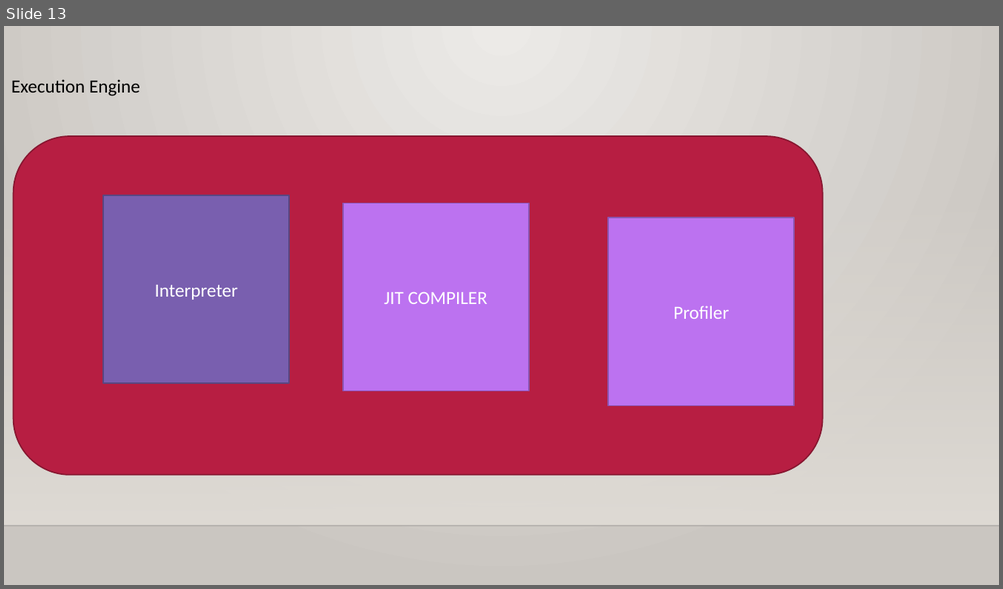
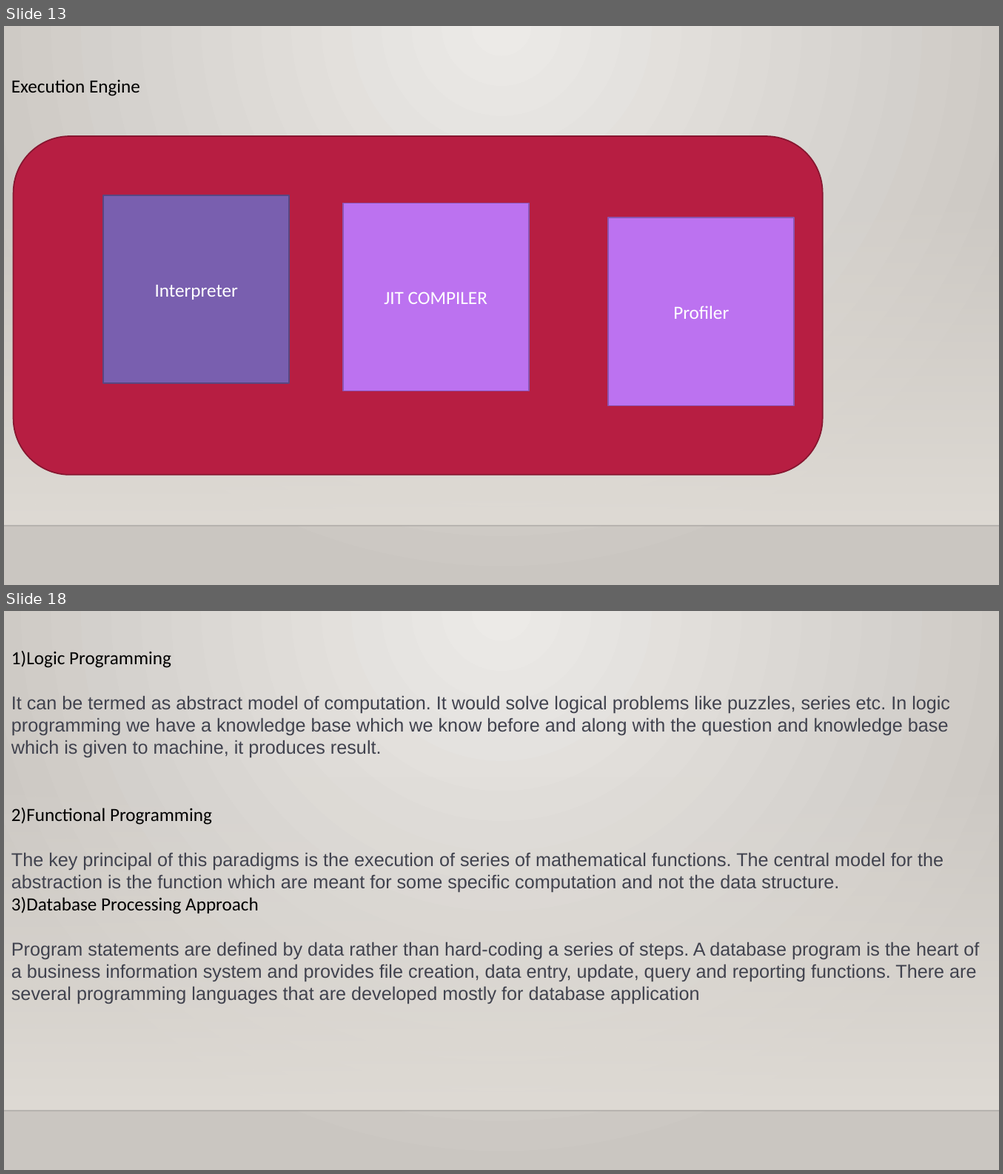
Before and after one commit to vamsisandeep143/javabatch, a slide deck: Core Java training.pptx. Shown one above the other, each under a label of ours: slide 13 before the commit, slides 13 and 18 after it; the slides between them are not shown. The pictures are 1003x589 and 1003x1174 pixels, drawn with LibreOffice and Linux fonts; fonts in the diff are those of the drawing; background and template pictures are left out. Boxes give left, top, right and bottom in pixels: in the first picture for what was removed or moved away, otherwise in the second. Text is boxed around its words. In the diff, an @@ line names an element or a change of style, - is before the commit and + after.

```diff
--- a/Core Java training.pptx
+++ b/Core Java training.pptx
@@ slide 18 added at (4,611,999,1170), background gradient #ECEAE7 to #CAC7C1; not listed: 2 template elements that a slide beside it also shows @@
@@ text added at (11,651,979,1004), 18 pt, text #40424E @@
+1)Logic Programming
+It can be termed as abstract model of computation. It would solve logical problems like puzzles, series etc. In logic programming we have a knowledge base which we know before and along with the question and knowledge base which is given to machine, it produces result.
+2)Functional Programming
+The key principal of this paradigms is the execution of series of mathematical functions. The central model for the abstraction is the function which are meant for some specific computation and not the data structure.
+3)Database Processing Approach
+Program statements are defined by data rather than hard-coding a series of steps. A database program is the heart of a business information system and provides file creation, data entry, update, query and reporting functions. There are several programming languages that are developed mostly for database application
```
Also in this commit, not shown: 3 slides changed, 30 other slides added, 9 slides removed.
